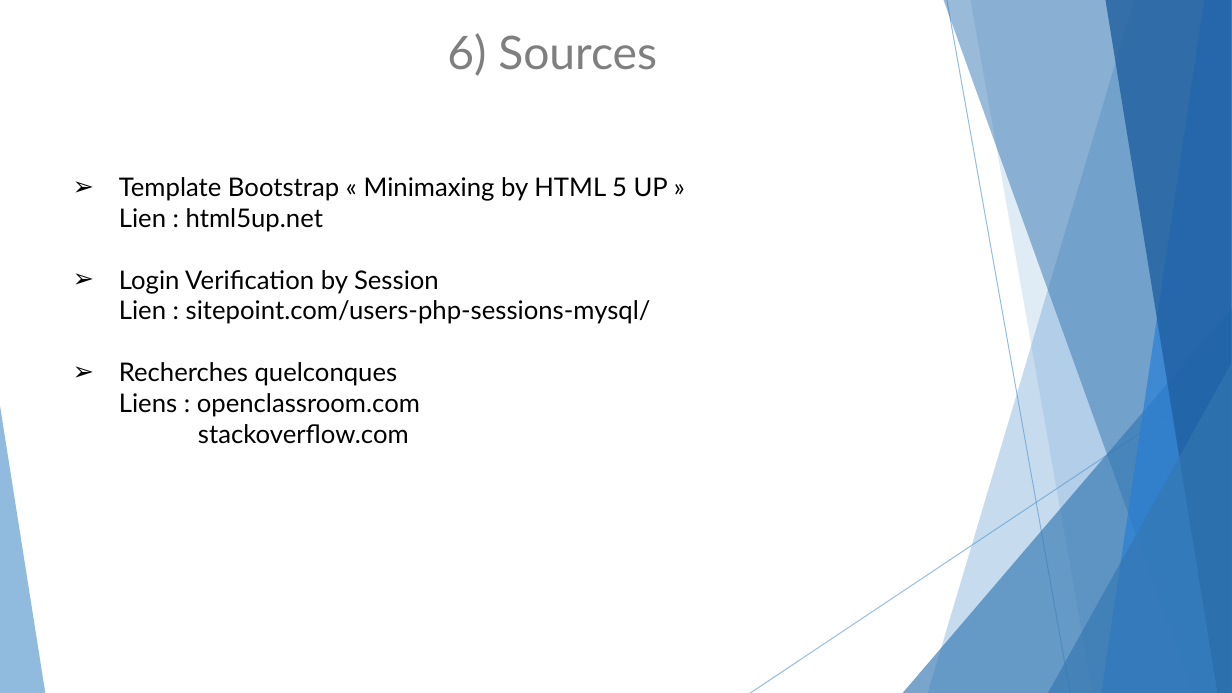
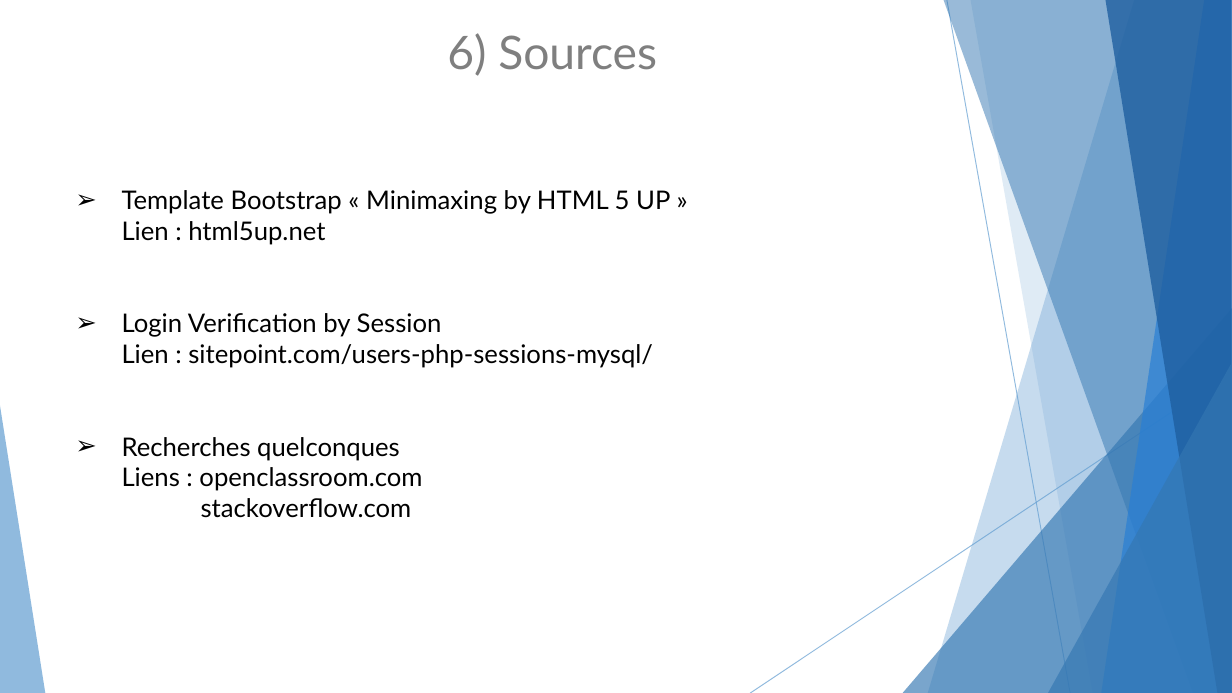
Before and after one commit to HugoFerreiraDosSantos/Projet-Piscine, a slide deck: slide 12 of Oral 05-05.pptx. Drawn at 1232x693 pixels with LibreOffice and Linux fonts; fonts in the diff are those of the drawing. Boxes give left, top, right and bottom in pixels: in the first picture for what was removed or moved away, otherwise in the second. Text is boxed around its words. In the diff, an @@ line names an element or a change of style, - is before the commit and + after.

```diff
--- a/Oral 05-05.pptx
+++ b/Oral 05-05.pptx
@@ text "Template Bootstrap « Minimaxing by ..." rewrapped from (119, 177, 668, 444) to (122, 190, 670, 518) @@
```
Also in this commit, not shown: 6 other slides changed, 1 other file.
